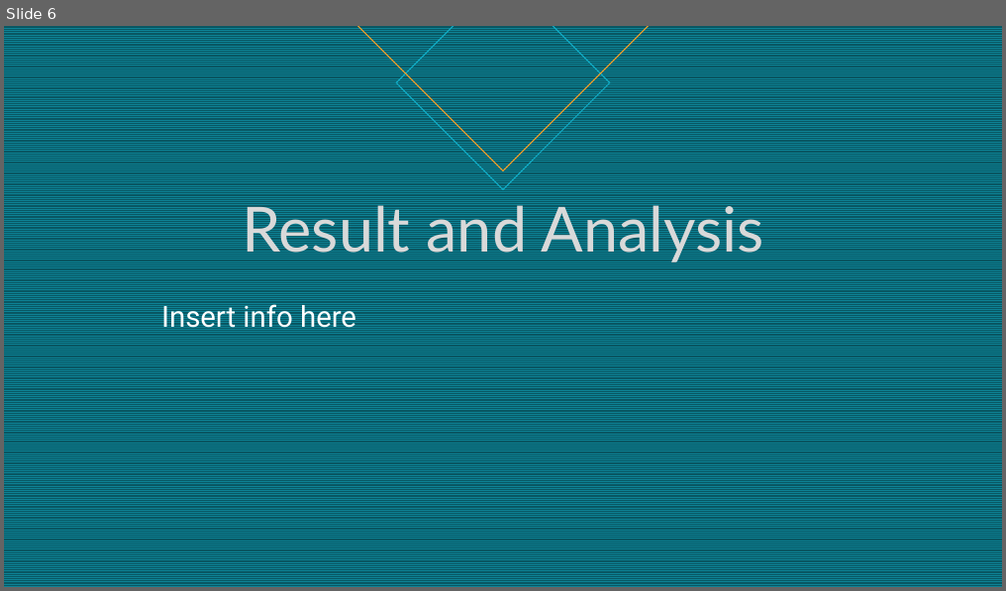
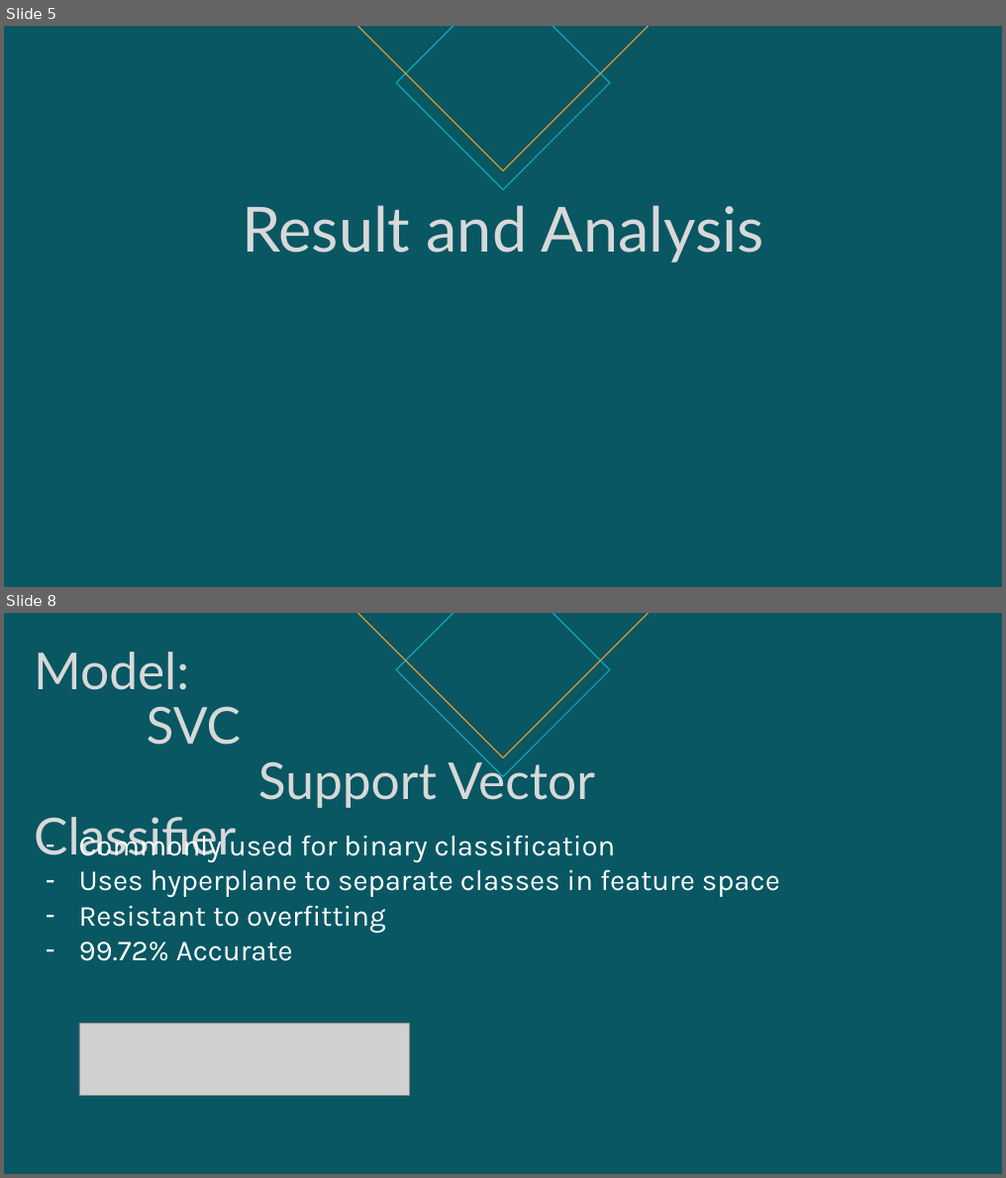
Before and after one commit to rtatat/bank-customer-churn, a slide deck: Bank Customer Churn Analysis.pptx. Shown one above the other, each under a label of ours: slide 6 before the commit, slides 5 and 8 after it; the slides between them are not shown. The pictures are 1006x591 and 1006x1178 pixels, drawn with LibreOffice and Linux fonts; fonts in the diff are those of the drawing; grey boxes stand for pictures. Boxes give left, top, right and bottom in pixels: in the first picture for what was removed or moved away, otherwise in the second. Text is boxed around its words. In the diff, an @@ line names an element or a change of style, - is before the commit and + after.

```diff
--- a/Bank Customer Churn Analysis.pptx
+++ b/Bank Customer Churn Analysis.pptx
@@ slide 8 added at bbox=[4, 613, 1002, 1174], background #085763 @@
@@ diamond added at bbox=[358, 613, 648, 758], outline #F59F26 1 pt @@
@@ diamond added at bbox=[396, 613, 610, 776], outline #11AEC7 1 pt @@
@@ title added at bbox=[34, 652, 595, 863], 49 pt, text #D8D8D8 @@
+Model:
+SVC
+Support Vector Classifier
@@ text added at bbox=[79, 829, 780, 961], 28 pt, text #FFFFFF @@
+– Commonly used for binary classification
+– Uses hyperplane to separate classes in feature space
+– Resistant to overfitting
+– 99.72% Accurate
@@ picture added at bbox=[79, 1024, 410, 1096] @@
@@ what was slide 6 is now slide 5 @@
@@ slide 5 changed as well @@
@@ background pattern #0D8295 on #085764 to #085763 @@
@@ title "Result and Analysis" at bbox=[242, 205, 763, 263]: text colour #D9D9D9 to #D8D8D8 @@
@@ text removed at bbox=[161, 301, 356, 335] @@
-Insert info here
```
Also in this commit, not shown: 4 other slides changed, 7 other slides added, 4 slides removed.
